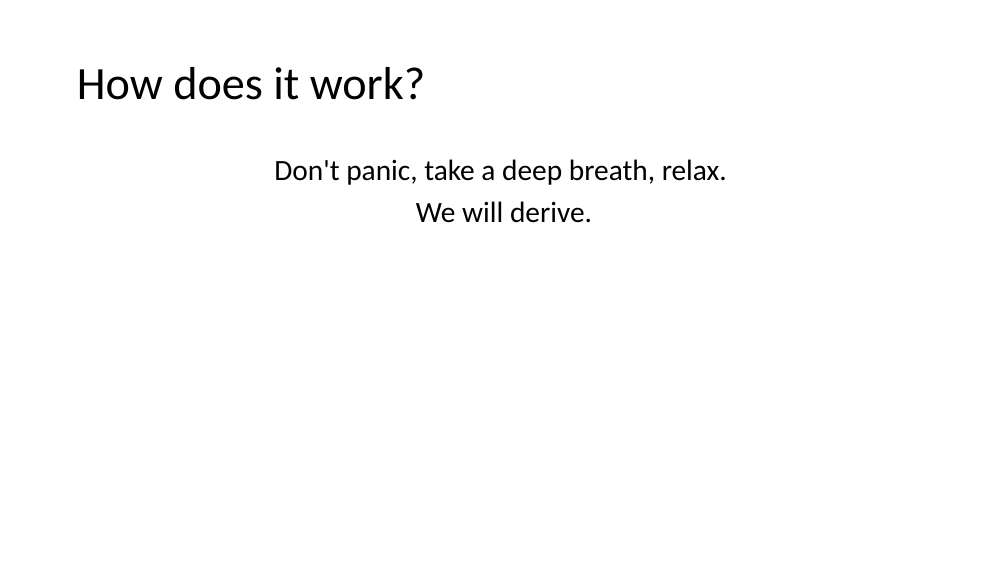
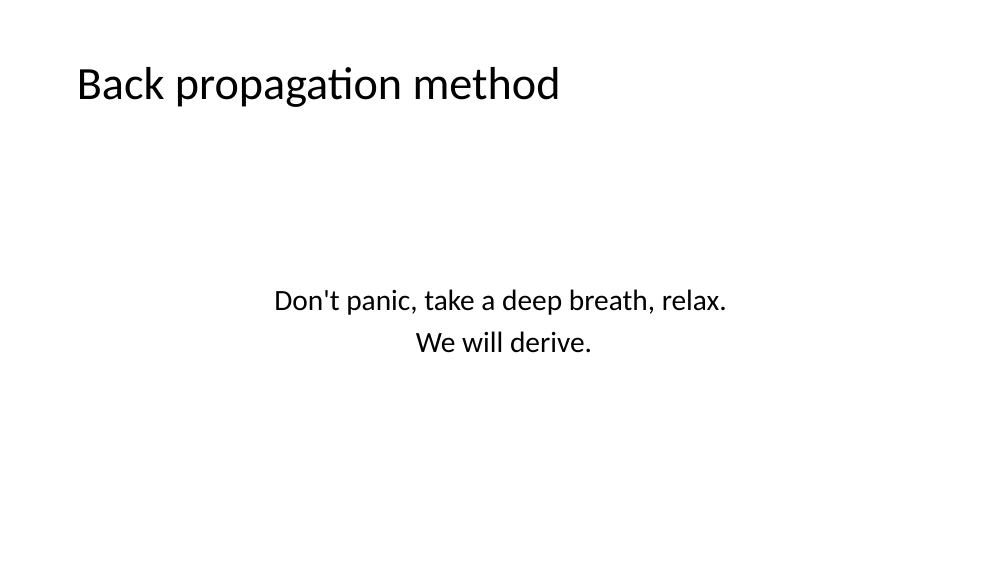
Before and after one commit to zasboth/tutorials, a slide deck: slide 5 of Neural networks/Neural Network Basics1.pptx. Drawn at 1008x567 pixels with LibreOffice and Linux fonts; fonts in the diff are those of the drawing. Boxes give left, top, right and bottom in pixels: in the first picture for what was removed or moved away, otherwise in the second. Text is boxed around its words. In the diff, an @@ line names an element or a change of style, - is before the commit and + after.

Commit message:
Back propagation

```diff
--- a/Neural networks/Neural Network Basics1.pptx
+++ b/Neural networks/Neural Network Basics1.pptx
@@ title at box(77, 67, 561, 107): text changed @@
-How does it work?
+Back propagation method
@@ text "Don't panic, take a deep ...": place and size @@
-text "Don't panic, take a deep ..." at box(274, 159, 727, 223)
+text "Don't panic, take a deep ..." at box(274, 289, 727, 353)
```
